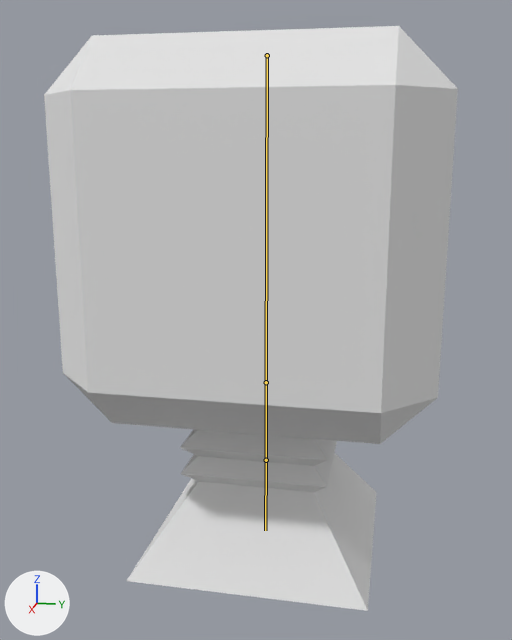
One commit to the Blender file Art/spawning point/spawning point.blend: the scene before it, then after it.
One viewpoint serves both versions: a 50 mm camera at (8.34, 1.54, 4.97) aimed at (0.05, -0.12, 2.89). Arrows for +X, +Y and +Z are at lower left; the lights stay in place. The bones that bend it are drawn over the model as lines.
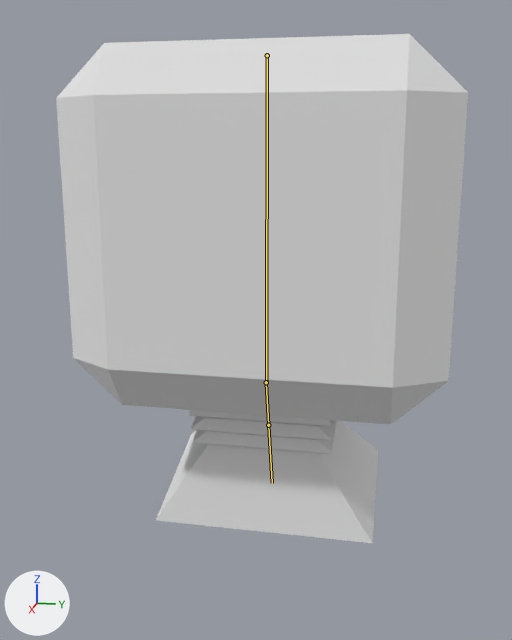
The newer file adds an action. The first version stands in its rest pose; the second is drawn at frame 10 of the action 'Dead'.

Location of each change, [x1, y1, x2, y2] in pixels of the pictures (512 x 640 px):
'Cube', posed (13% shorter): before [44, 26, 458, 611]; after [56, 34, 468, 543]
bone 'Bone.001', root to tip: before (266, 382) to (266, 460); after (266, 382) to (268, 425)
bone 'Bone.003', root to tip: before (266, 460) to (265, 530); after (268, 425) to (272, 483)

What the commit changed:
Bone 'Bone' (bone_bone) is rescaled from (1.0, 1.0, 1.0) to (0.64, 1.0, 1.07).
Bone 'Bone.001' (bone_bone_001) turns from (0, 0, 0) to (0, 0, 17) degrees about its own x, y and z.
Bone 'Bone.001' (bone_bone_001) is rescaled from (1.0, 1.0, 1.0) to (0.64, 0.64, 1.0).
Bone 'Bone.003' (bone_bone_003) is rescaled from (1.0, 1.0, 1.0) to (0.62, 1.0, 1.0).
